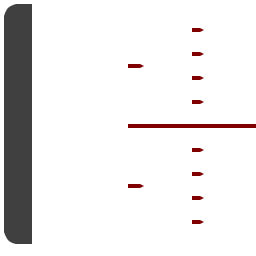
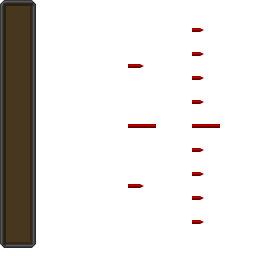
Layered file, before and after one edit (256px x 256px). Changes by layer:
removed group "tank" (2 layers) over (x1=4, y1=4, x2=256, y2=244)
removed layer "Shape 2" from group "tank" over (x1=128, y1=28, x2=256, y2=224)
added group "tank markers" with 6 layers above "fluid thin" over (x1=0, y1=0, x2=224, y2=224)
added layer "Rectangle 2" in group "tank markers" over (x1=0, y1=124, x2=4, y2=128)
added layer "Shape 4" in group "tank markers" over (x1=128, y1=28, x2=224, y2=224)
added layer "Rectangle 3" in group "tank markers" over (x1=128, y1=28, x2=220, y2=224)
added group "fluid thin" with 2 layers above "Layer 1" over (x1=0, y1=0, x2=36, y2=248)
moved "Shape 1" into group "fluid thin", painted on it over (x1=0, y1=0, x2=36, y2=248)
added layer "Rectangle 1" in group "fluid thin" over (x1=4, y1=4, x2=32, y2=244)
